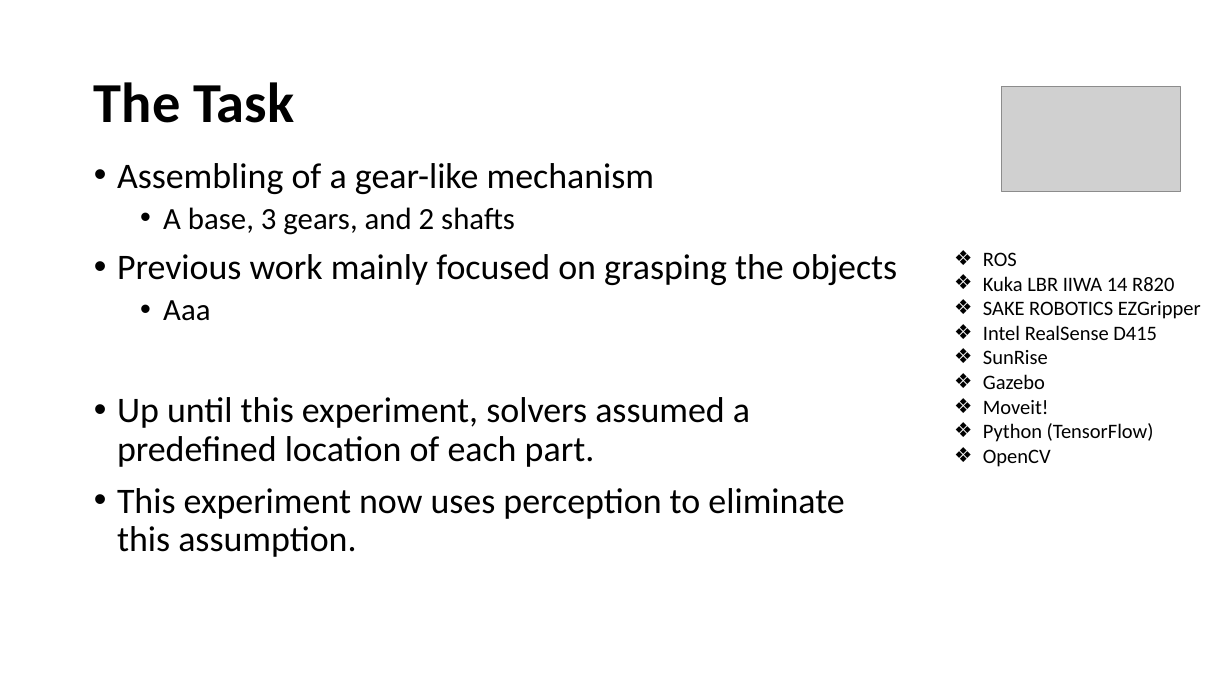
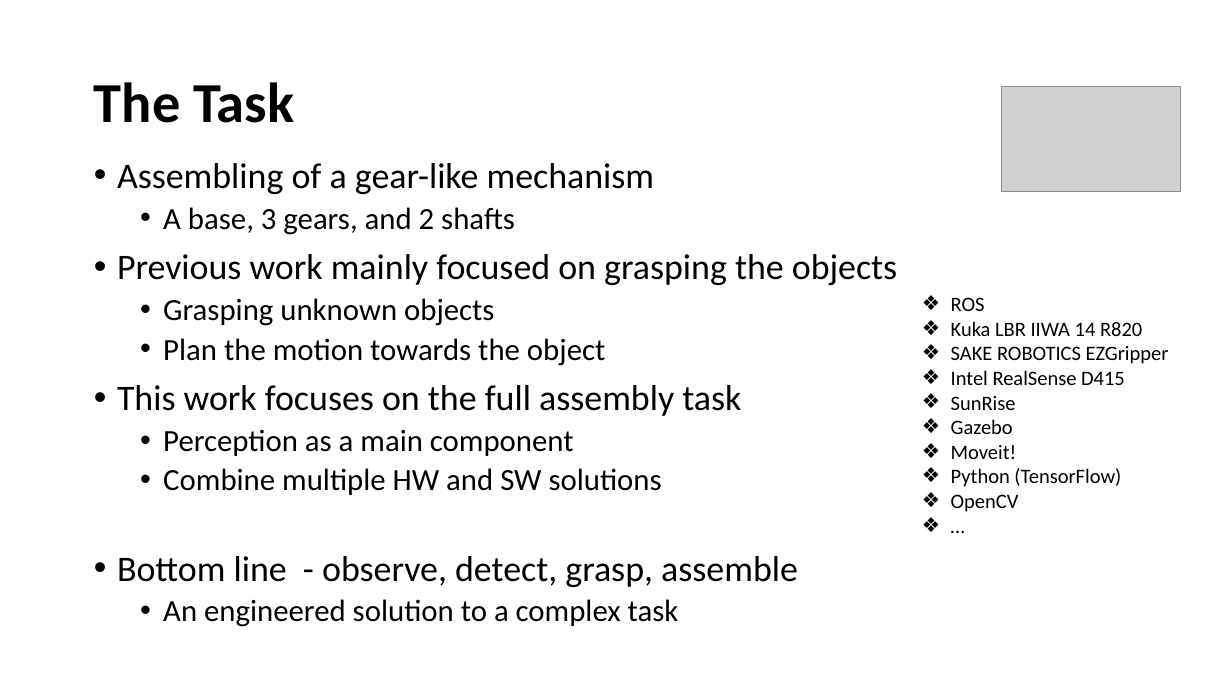
Before and after one commit to farjon/IRS_course, a slide deck: slide 3 of FinalProject/FinalProject.pptx. Drawn at 1232x693 pixels with LibreOffice and Linux fonts; fonts in the diff are those of the drawing; grey boxes stand for pictures. Boxes give left, top, right and bottom in pixels: in the first picture for what was removed or moved away, otherwise in the second. Text is boxed around its words. In the diff, an @@ line names an element or a change of style, - is before the commit and + after.

```diff
--- a/FinalProject/FinalProject.pptx
+++ b/FinalProject/FinalProject.pptx
@@ text at (x1=117, y1=298, x2=798, y2=627): text changed; size 28 to 24 pt @@
-  • Aaa
-• Up until this experiment, solvers assumed a predefined location of each part.
-• This experiment now uses perception to eliminate this assumption.
+  • Grasping unknown objects
+  • Plan the motion towards the object
+• This work focuses on the full assembly task
+  • Perception as a main component
+  • Combine multiple HW and SW solutions
+• Bottom line - observe, detect, grasp, assemble
+  • An engineered solution to a complex task
@@ text at (x1=951, y1=297, x2=1169, y2=512): paragraph added @@
+❖ …
@@ text "ROS" moved from (x1=983, y1=252, x2=1201, y2=467) to (x1=951, y1=297, x2=1169, y2=512) @@
```
Also in this commit, not shown: 2 other slides changed, 1 slide added, 2 slides removed, 1 other file.
